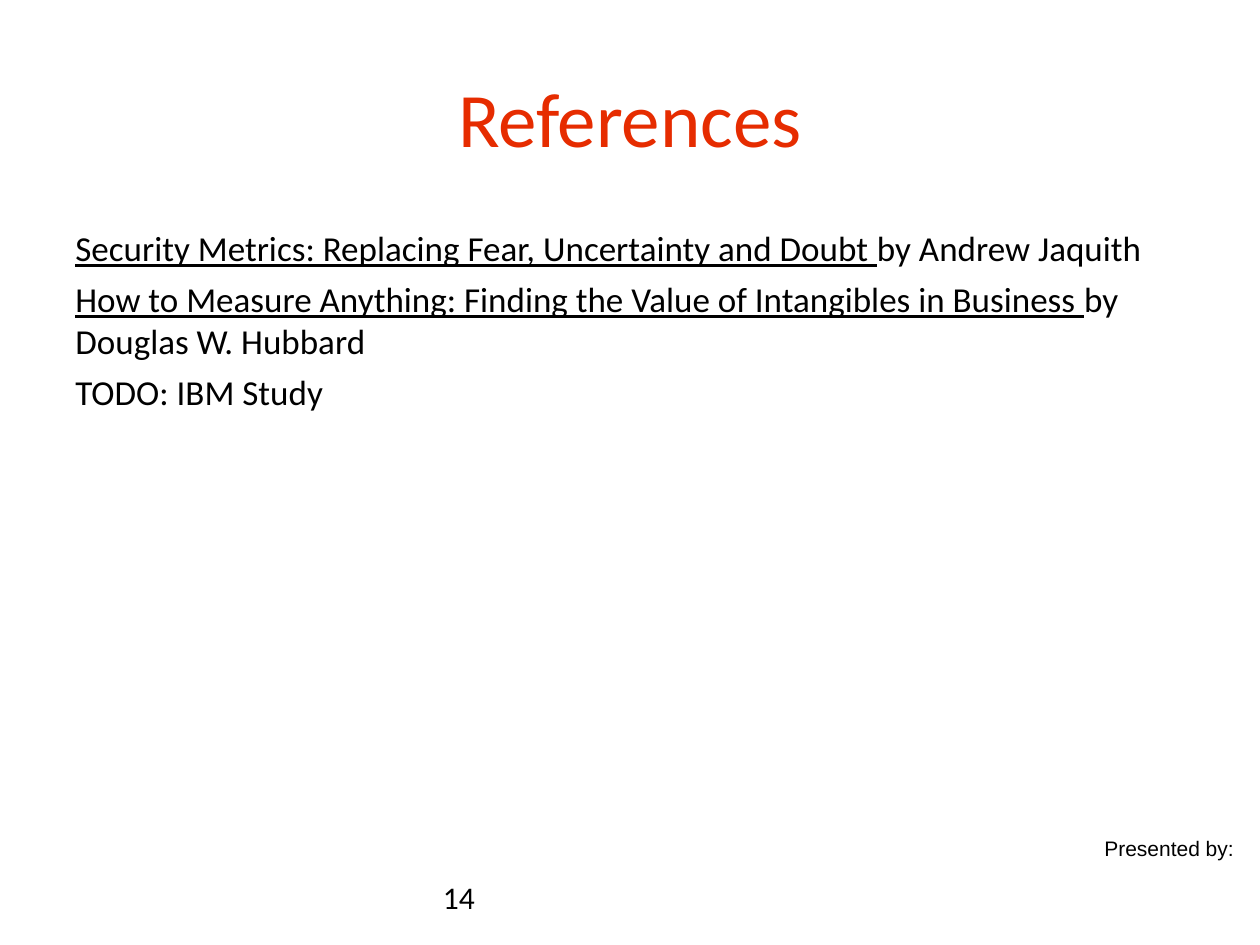
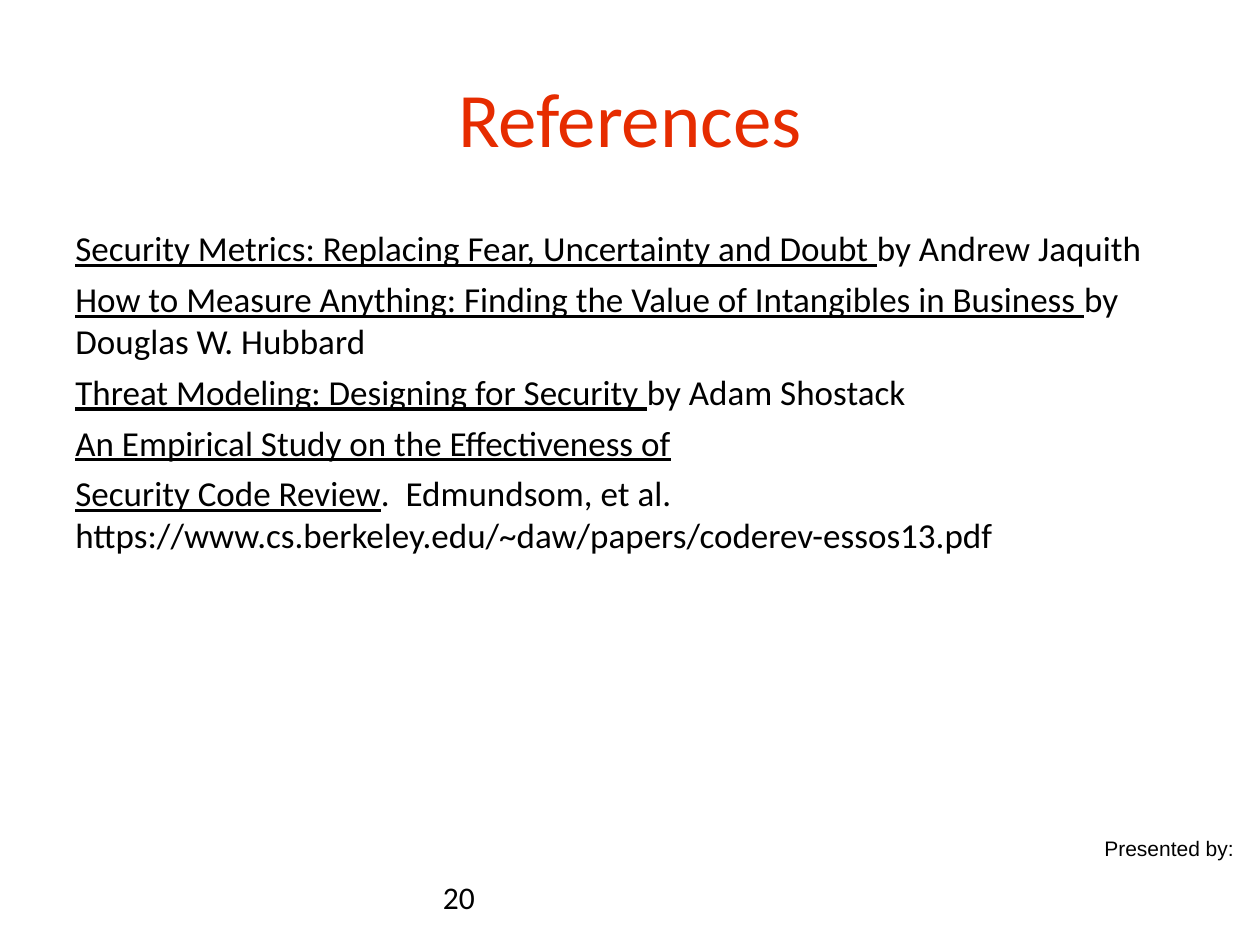
Before and after one commit to danielsomerfield/app-sec-presentation, a slide deck: slide 20 of AppSec Presentation Deck Day 5.ppt (slide 14 before the commit). Drawn at 1260x945 pixels with LibreOffice and Linux fonts; fonts in the diff are those of the drawing; background and template pictures are left out. Boxes give left, top, right and bottom in pixels: in the first picture for what was removed or moved away, otherwise in the second. Text is boxed around its words. In the diff, an @@ line names an element or a change of style, - is before the commit and + after.

```diff
--- a/AppSec Presentation Deck Day 5.ppt
+++ b/AppSec Presentation Deck Day 5.ppt
@@ text at (x1=75, y1=380, x2=992, y2=554): text changed @@
-TODO: IBM Study
+Threat Modeling: Designing for Security by Adam Shostack
+An Empirical Study on the Effectiveness of
+Security Code Review. Edmundsom, et al. https://www.cs.berkeley.edu/~daw/papers/coderev-essos13.pdf
@@ page number at (x1=443, y1=888, x2=475, y2=910): text changed @@
-14
+20
```
Also in this commit, not shown: 4 other slides changed, 13 slides added, 8 slides removed, 4 other files.
